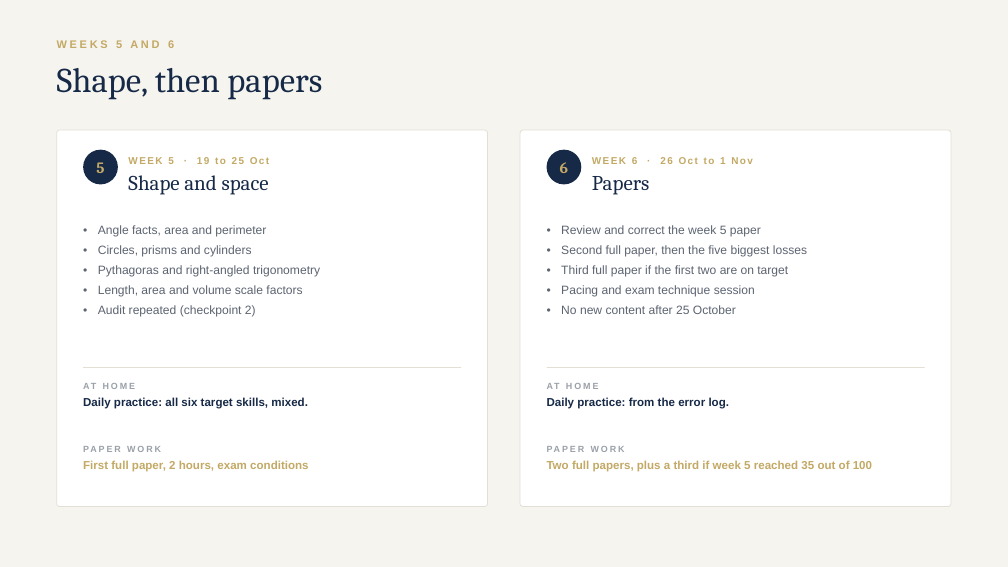
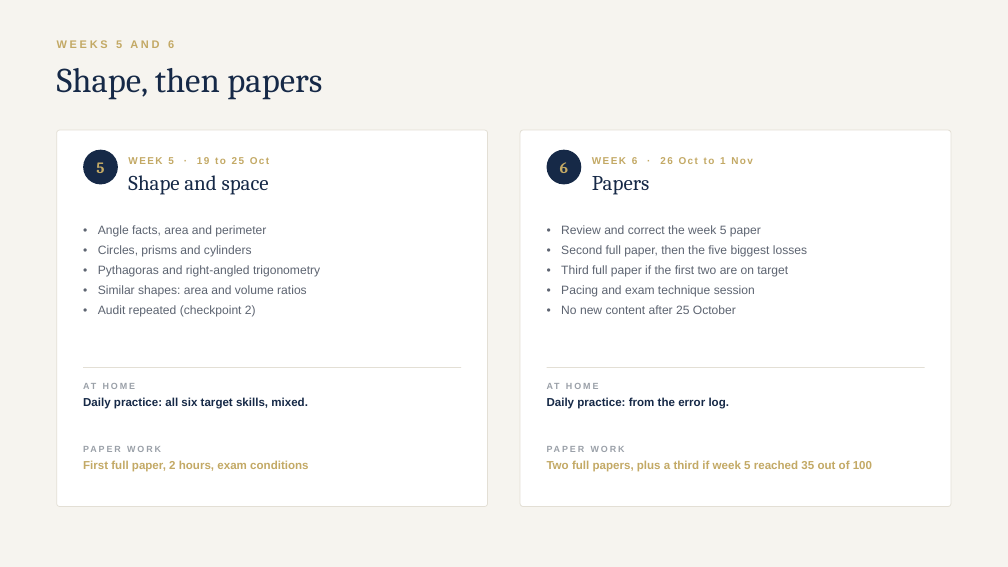
Before and after one commit to AliAljawabra/Daily, a slide deck: slide 9 of tutoring/charlotte/Charlotte_maths_plan.pptx. Drawn at 1008x567 pixels with LibreOffice and Linux fonts; fonts in the diff are those of the drawing. Boxes give left, top, right and bottom in pixels: in the first picture for what was removed or moved away, otherwise in the second. Text is boxed around its words. In the diff, an @@ line names an element or a change of style, - is before the commit and + after.

```diff
--- a/tutoring/charlotte/Charlotte_maths_plan.pptx
+++ b/tutoring/charlotte/Charlotte_maths_plan.pptx
@@ text at (98,285,307,297): text changed @@
-• Length, area and volume scale factors
+• Similar shapes: area and volume ratios
```
Also in this commit, not shown: 6 other slides changed, 2 other files.
